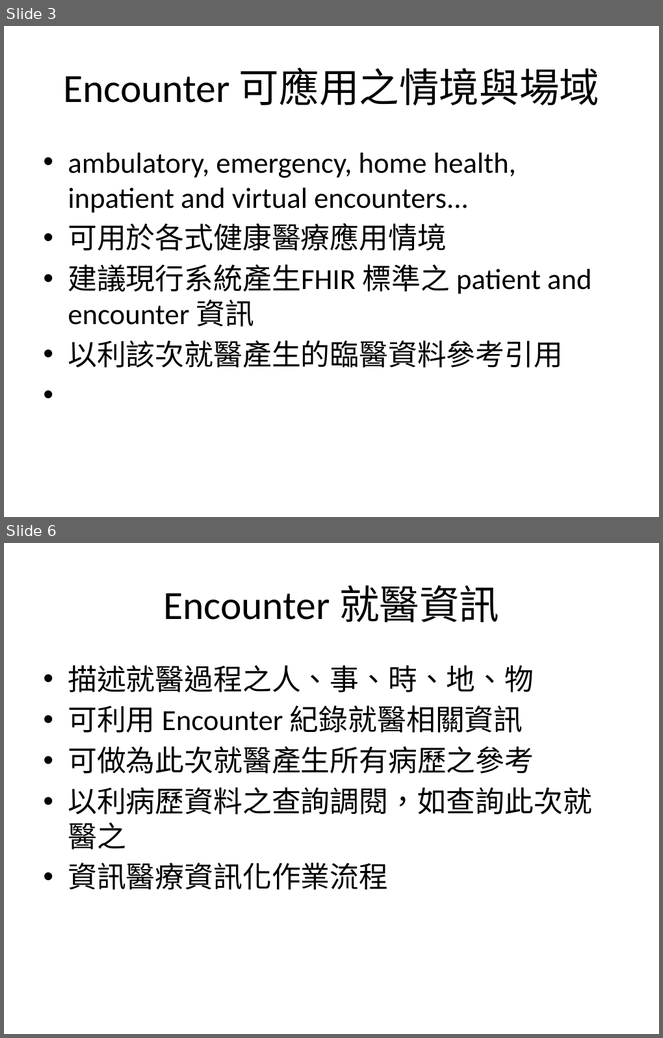
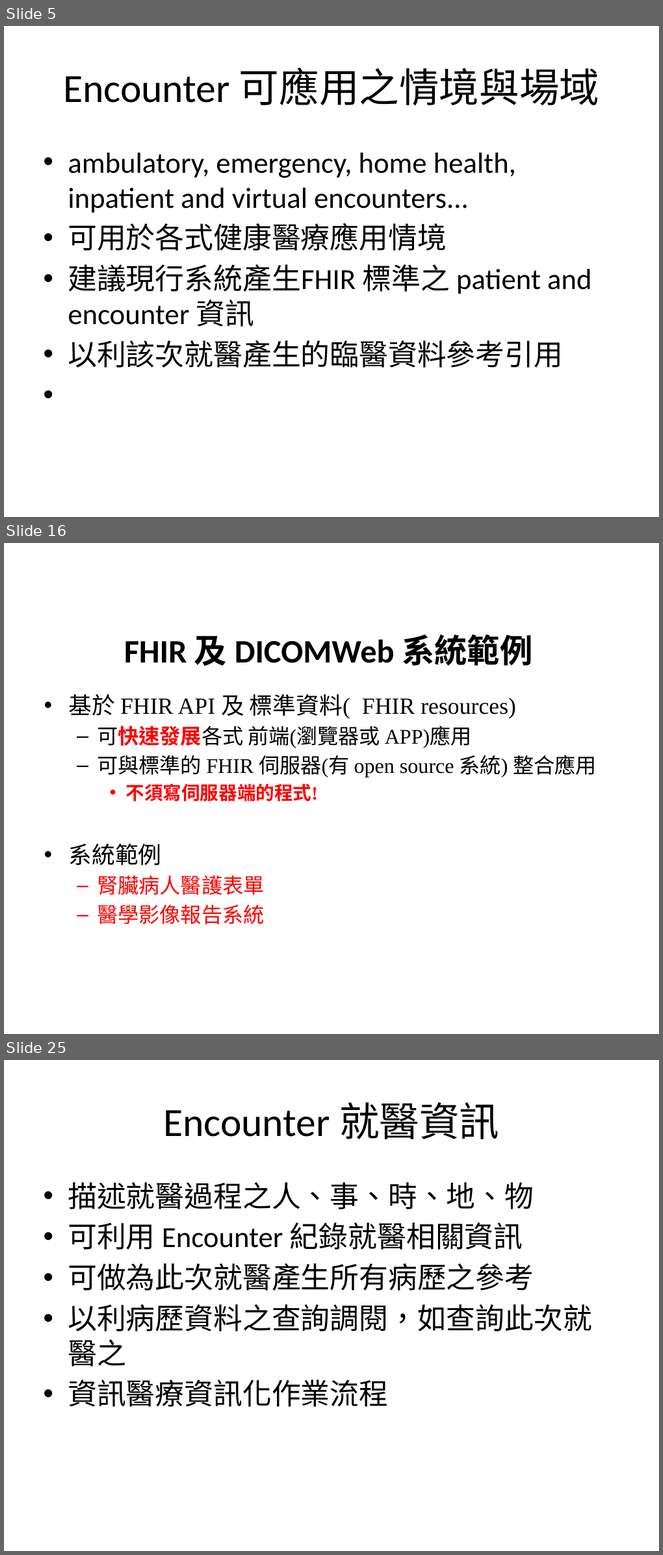
Before and after one commit to mos2718/FHIRspec, a slide deck: Spec/Encounter.pptx. Shown one above the other, each under a label of ours: slides 3 and 6 before the commit, slides 5, 16 and 25 after it; the slides between them are not shown. The pictures are 663x1038 and 663x1555 pixels, drawn with LibreOffice and Linux fonts; fonts in the diff are those of the drawing. Boxes give left, top, right and bottom in pixels: in the first picture for what was removed or moved away, otherwise in the second. Text is boxed around its words. In the diff, an @@ line names an element or a change of style, - is before the commit and + after.

```diff
--- a/Spec/Encounter.pptx
+++ b/Spec/Encounter.pptx
@@ slide 16 added at [4,543,659,1034], background #FFFFFF @@
@@ title added at [124,635,533,666], 36 pt, text #000000, bold @@
+FHIR 及 DICOMWeb 系統範例
@@ text added at [69,694,597,925], 22.9 pt, text #000000 @@
+• 基於 FHIR API 及 標準資料( FHIR resources)
+  – 可快速發展各式 前端(瀏覽器或 APP)應用
+  – 可與標準的 FHIR 伺服器(有 open source 系統) 整合應用
+    • 不須寫伺服器端的程式!
+• 系統範例
+  – 腎臟病人醫護表單
+  – 醫學影像報告系統
@@ what was slide 3 is now slide 5 @@
@@ what was slide 6 is now slide 25 @@
```
Also in this commit, not shown: 1 slide changed, 18 other slides added, 6 other files.
